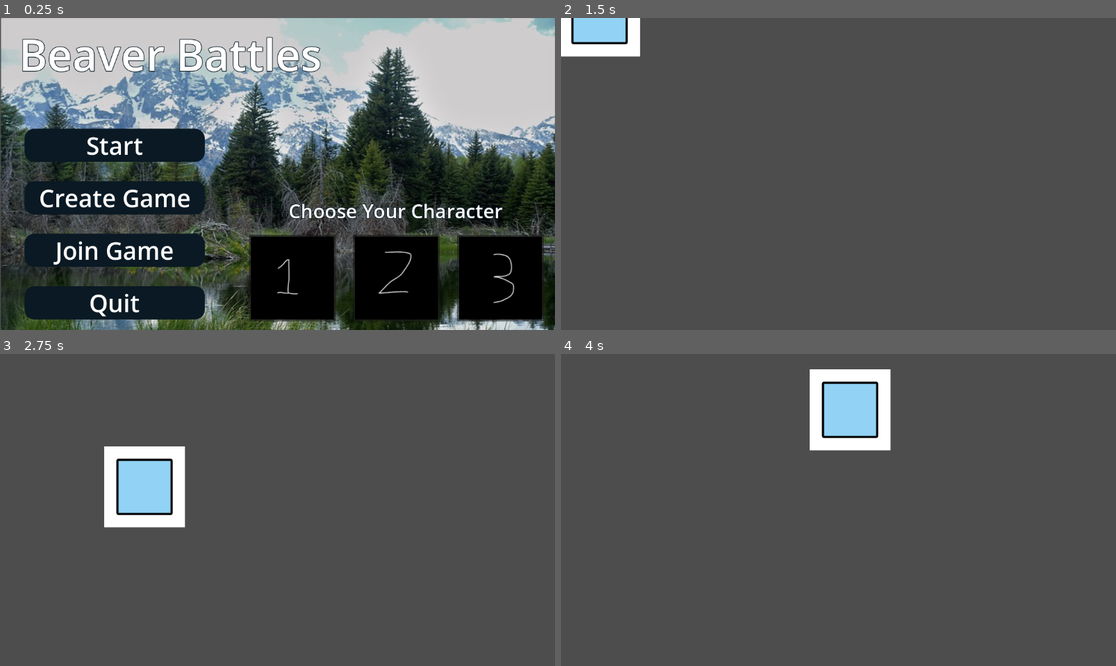
Above: before the commit, frames 1-4 (two rows, left to right).
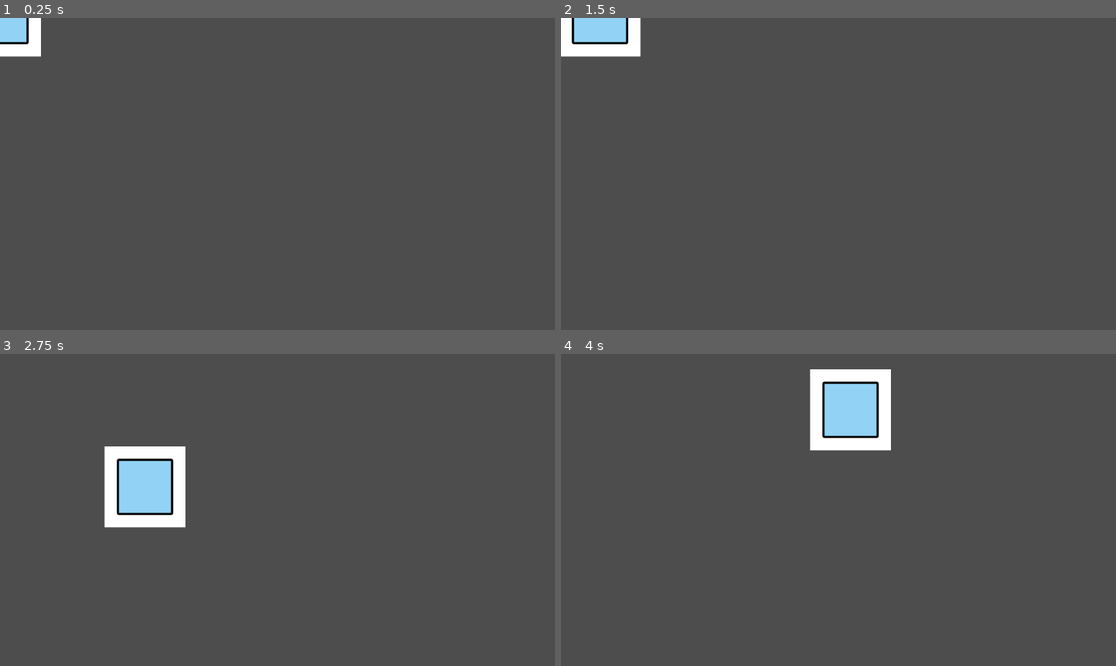
Above: after the commit, the same moments.

Repository: BigWing06/CS3-CapstoneProject
Game: Godot game, scene res://Viewport/Main.tscn
Same seed, same stepped clock (60 frames per second), same inputs: the game is played once before the commit and once after it. Before the commit the project starts from res://startscreen/start_screen.tscn.
Inputs (mouse positions are in pixels of both pictures, inside the frame that each line leads up to):
- Up to frame 1 (0.25 s): no input
- Up to frame 2 (1.5 s): click (677, 145) at 0.5 s, where only the run before the commit has a clickable "Start"; tap Enter at 1.25 s; hold D (move_right) from 1.28 s (still down)
- Up to frame 3 (2.75 s): release D (move_right) at 2.03 s; hold S (move_down) from 2.03 s (still down)
- Up to frame 4 (4 s): release S (move_down) at 2.78 s; hold D (move_right) 2.78-3.53 s; hold W (move_up) from 3.53 s (still down)

The runs differ from the first frame. In frame 1, 90% of the frame differs, in the area x 0-100%, y 0-100%; in frame 2, 0.1%; in frame 3, 0.2%; in frame 4, 0.2%.

Commit message:
changed main scene

Diff:
--- a/project.godot
+++ b/project.godot
@@ -11,7 +11,7 @@
 [application]
 
 config/name="Beaver Battles"
-run/main_scene="res://startscreen/start_screen.tscn"
+run/main_scene="res://Viewport/Main.tscn"
 config/features=PackedStringArray("4.3", "Forward Plus")
 config/icon="res://icon.svg"
 
